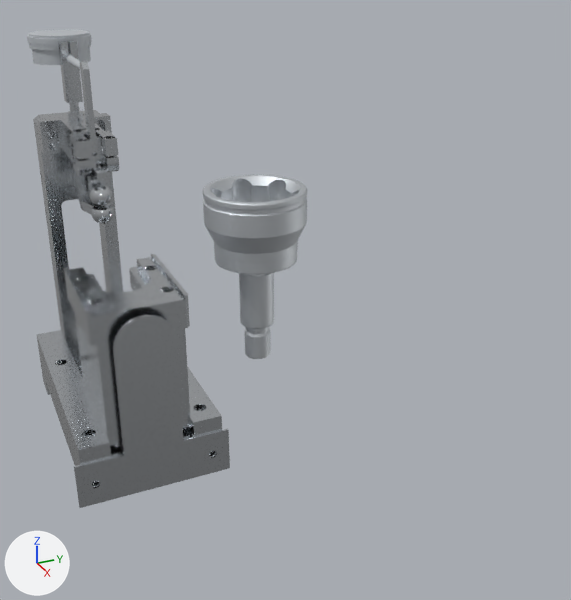
Renders of the glTF model BJ_OUTERRACE/TRACK_/TRACK_.glb from each side of a commit.
Both versions are drawn from a 50 mm camera at (0.648, -0.124, 0.422) aimed at (0.131, 0.109, 0.164). Lighting does not change. The marker at lower left points along +X, +Y and +Z. The picture after the commit comes second. Where no turn or scale is listed for an object, it has been applied to the vertices.

The older version as bpy lines, for what is in view:
```python
me_bj_100c = bpy.data.meshes.new('BJ 100C')
me_bj_100c.from_pydata(...)  # 3689 vertices, 7374 faces; spans x -0.003..0.086, y -0.044..0.045, z 0.07..0.229
me_bj_100c.materials.append(mat_opaque_255_255_255__002)  # light grey #d0d4d8
me_track__006 = bpy.data.meshes.new('TRACK_.006')
me_track__006.from_pydata(...)  # 104 vertices, 212 faces; spans x 0.0947..0.0967, y -0.0334..0.0346, z 0.032..0.052
me_track__006.materials.append(mat_opaque_255_255_255)  # light grey #d0d4d8
me_track__011 = bpy.data.meshes.new('TRACK_.011')
me_track__011.from_pydata(...)  # 496 vertices, 988 faces; spans x -0.1847..-0.0905, y -0.0279..0.0291, z 0.3177..0.343
me_track__011.materials.append(mat_opaque_255_255_255__001)  # light grey #d0d4d8
ob_bj_100c = bpy.data.objects.new('BJ 100C', me_bj_100c)
ob_bj_100c.location = (0.0, 0.12, 0.0)
ob_track__006 = bpy.data.objects.new('TRACK_.006', me_track__006)
ob_track__006.location = (0.0, 0.0, 0.0)
ob_track__011 = bpy.data.objects.new('TRACK_.011', me_track__011)
ob_track__011.location = (0.0, 0.0, 0.0)
# also in view: 'TRACK_.023' at (-0.059, 0.001, 0.256); 'Action 1' at (0.048, 0.001, 0.098); 'Action 2' at (-0.019, 0.001, 0.274); 'TRACK_.019' at (-0.097, 0.001, 0.288); 'TRACK_.028' at (-0.128, 0.001, 0.136)
```
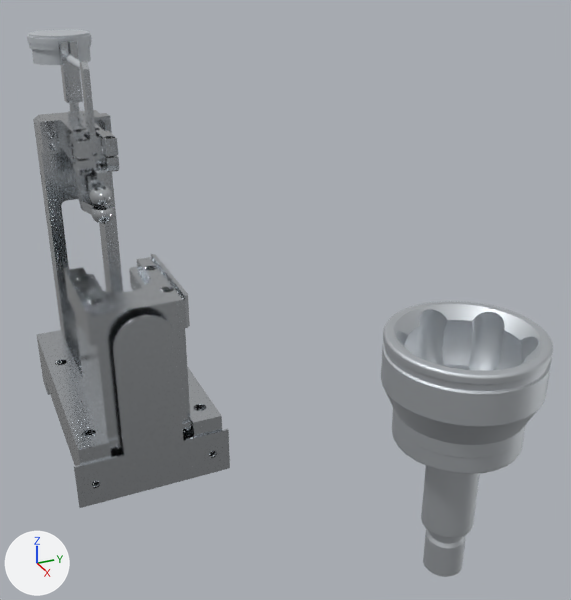
Boxes (x1, y1, x2, y2) around the edits, measured in the pictures (571 x 600 px):
'BJ 100C', moved
    before: (203, 175, 307, 359)
    after: (381, 301, 553, 577)
'TRACK_.006', moved
    before: (111, 434, 190, 456)
    after: (109, 421, 191, 457)

Patch to the scene script:
```diff
--- a/BJ_OUTERRACE/TRACK_/TRACK_.glb.py
+++ b/BJ_OUTERRACE/TRACK_/TRACK_.glb.py
@@ ob_track__006 @@
 ob_track__006 = bpy.data.objects.new('TRACK_.006', me_track__006)
-ob_track__006.location = (0.0, 0.0, 0.0)
+ob_track__006.location = (0.004, 0.0, 0.0)
@@ ob_bj_100c @@
 ob_bj_100c = bpy.data.objects.new('BJ 100C', me_bj_100c)
-ob_bj_100c.location = (0.0, 0.12, 0.0)
+ob_bj_100c.location = (0.3, 0.12, 0.0)
```
